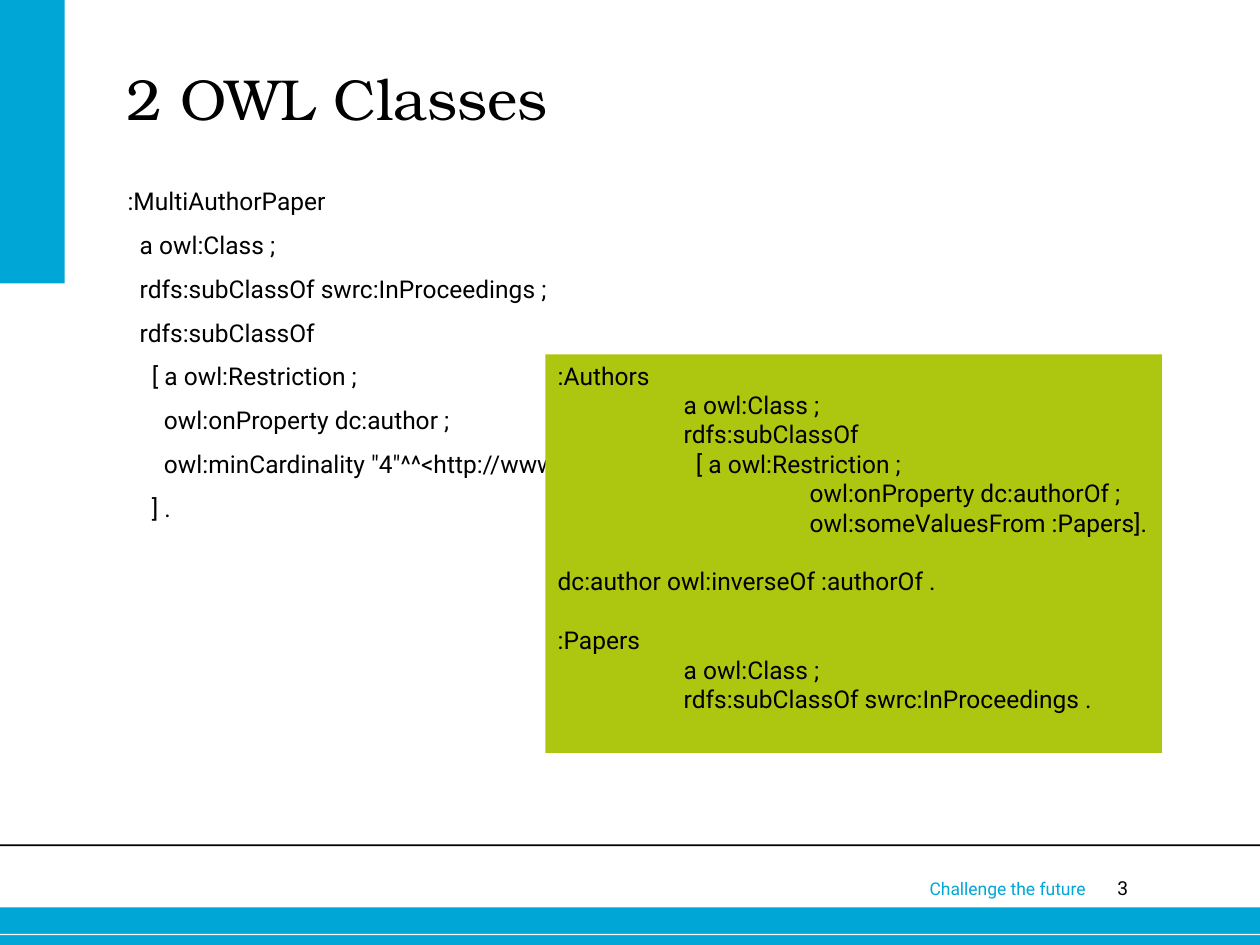
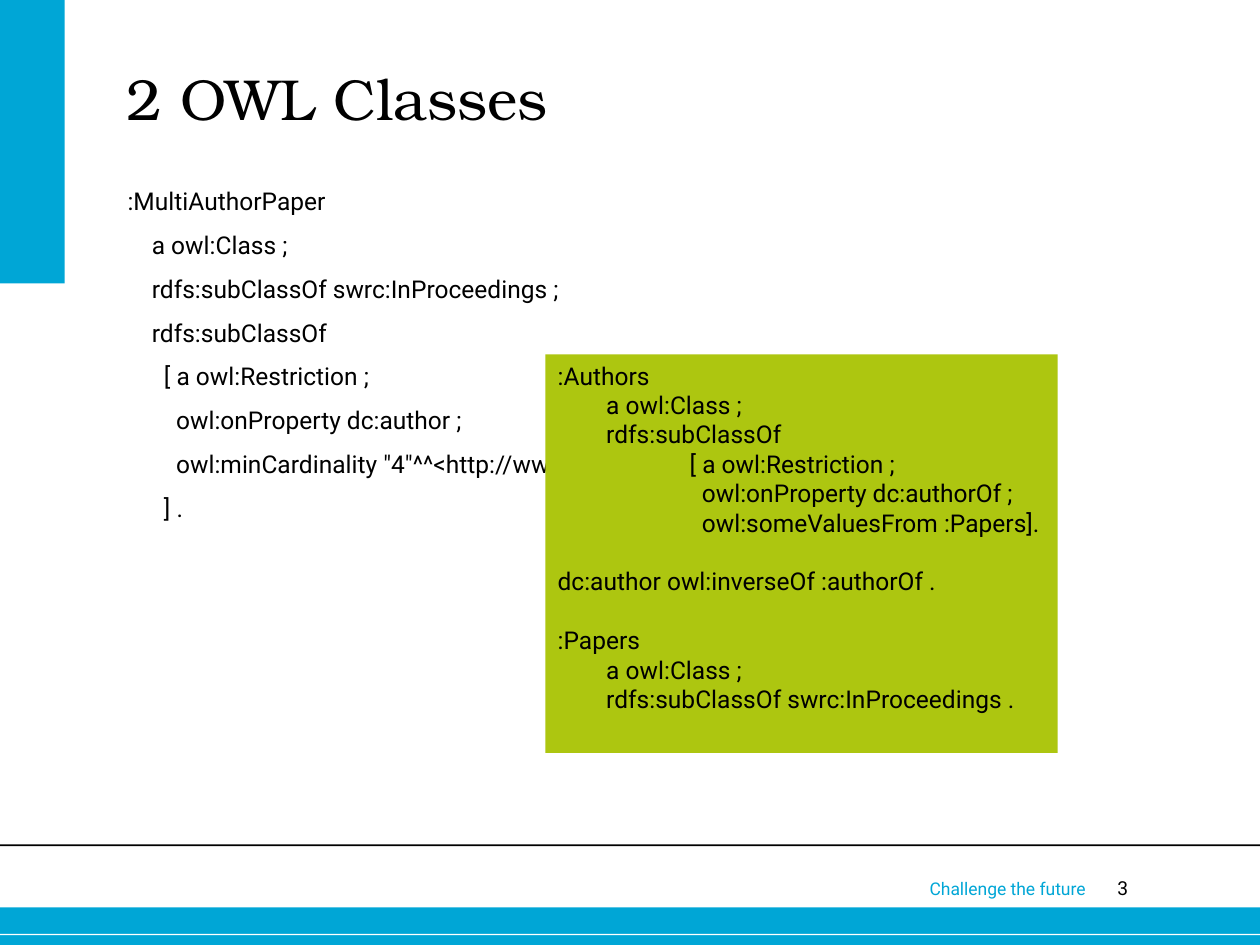
Before and after one commit to hermanbanken/OntologyEngineering, a slide deck: slide 3 of Presentation.pptx. Drawn at 1260x945 pixels with LibreOffice and Linux fonts; fonts in the diff are those of the drawing; background and template pictures are left out. Boxes give left, top, right and bottom in pixels: in the first picture for what was removed or moved away, otherwise in the second. Text is boxed around its words. In the diff, an @@ line names an element or a change of style, - is before the commit and + after.

```diff
--- a/Presentation.pptx
+++ b/Presentation.pptx
@@ text ":MultiAuthorPaper" rewrapped from box(128, 191, 905, 479) to box(128, 191, 917, 479) @@
@@ rectangle ":Authors": place and size @@
-rectangle ":Authors" at box(546, 354, 1162, 752)
+rectangle ":Authors" at box(546, 354, 1058, 752)
```
Also in this commit, not shown: 1 other slide changed.
